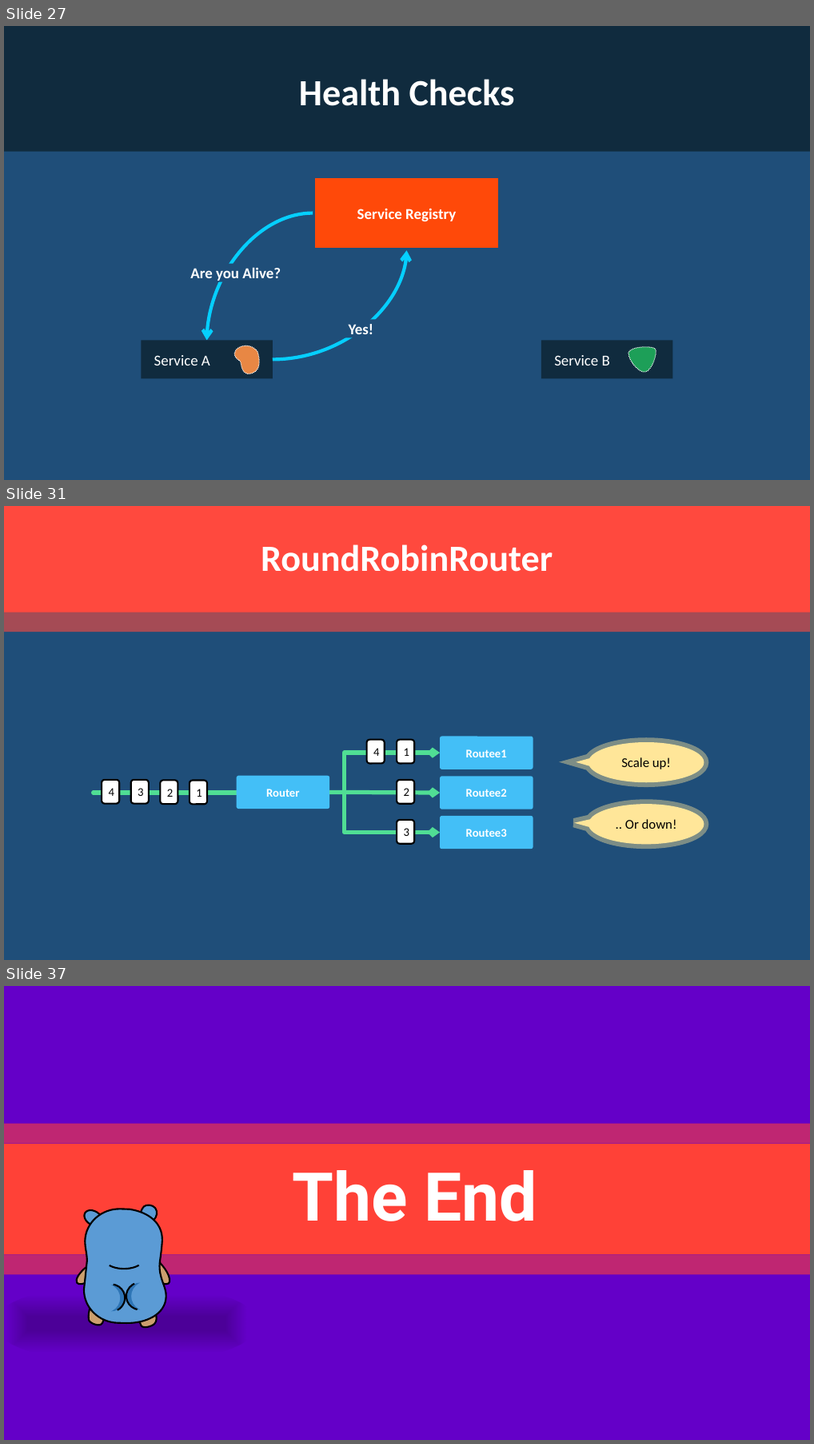
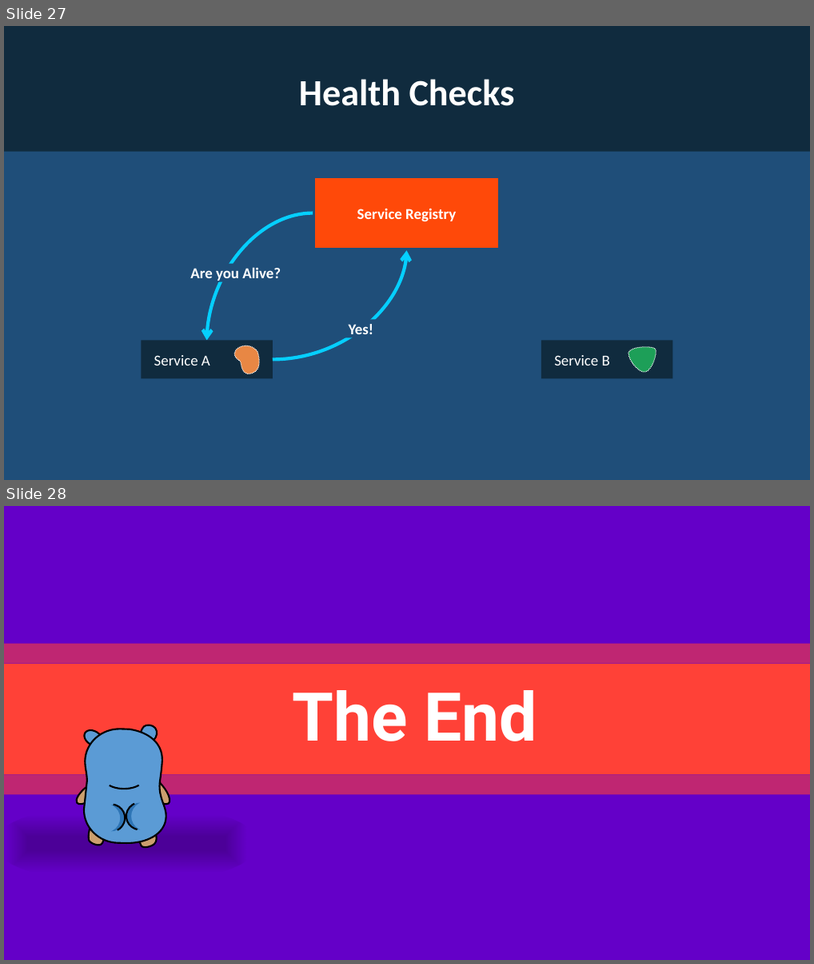
Before and after one commit to rogeralsing/Presentations, a slide deck: ProtoActor/QConSP/protoactor.pptx. Shown one above the other, each under a label of ours: slides 27, 31 and 37 before the commit, slides 27 and 28 after it; the slides between them are not shown. The pictures are 814x1444 and 814x964 pixels, drawn with LibreOffice and Linux fonts; fonts in the diff are those of the drawing. Boxes give left, top, right and bottom in pixels: in the first picture for what was removed or moved away, otherwise in the second. Text is boxed around its words. In the diff, an @@ line names an element or a change of style, - is before the commit and + after.

```diff
--- a/ProtoActor/QConSP/protoactor.pptx
+++ b/ProtoActor/QConSP/protoactor.pptx
@@ slide 31 removed at (4,506,810,960), background #1F4E79 @@
@@ rounded rectangle removed at (4,506,810,612) @@
@@ title removed at (261,544,553,572) @@
-RoundRobinRouter
@@ rectangle removed at (4,612,810,632) @@
@@ speech bubble removed at (589,742,705,782) @@
-Scale up!
@@ group removed at (94,736,534,849): 12 rounded rectangles, 2 elbow arrows, 1 arrow, 1 line @@
-1
-2
-1
-2
-3
-3
-4
-4
-Router
-Routee1
-Routee2
-Routee3
@@ speech bubble removed at (589,804,705,844) @@
-.. Or down!
@@ what was slide 37 is now slide 28 @@
```
Also in this commit, not shown: 2 slides changed, 1 slide added, 9 other slides removed, 2 other files.
